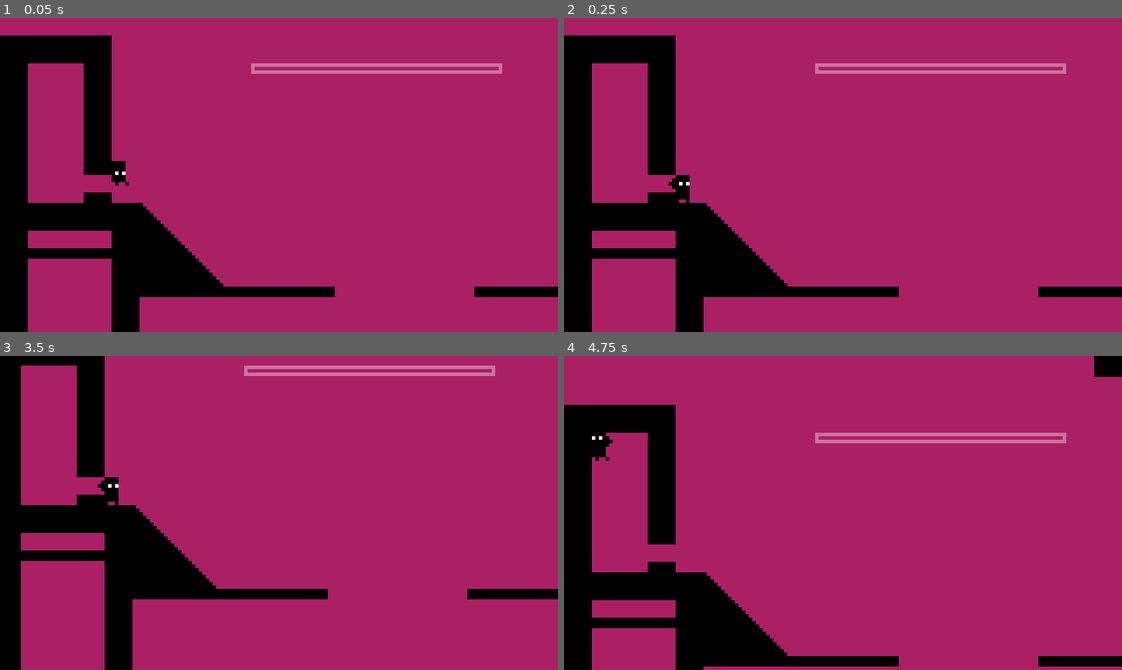
Above: before the commit, frames 1-4 (two rows, left to right).
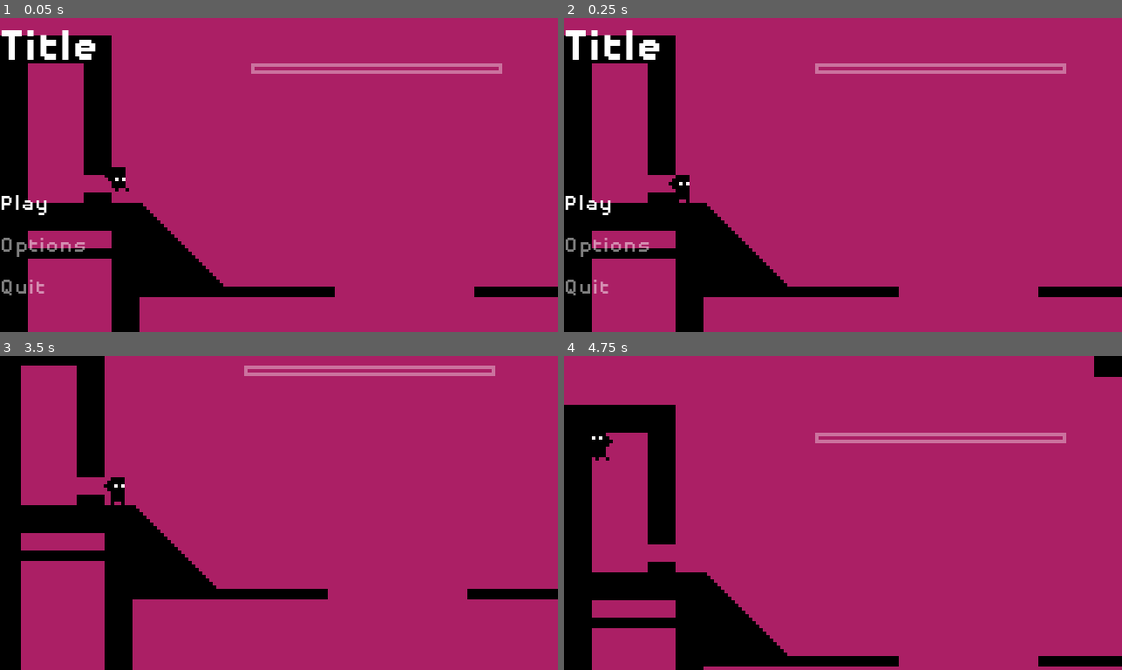
Above: after the commit, the same moments.

Repository: justindeogrades/godotminivania
Game: Godot game, scene res://scene_manager.tscn
The game is run twice, just before and just after one commit, with the same random seed, the same clock (stepped at 60 frames per second) and the same inputs.
Inputs (mouse positions are in pixels of both pictures, inside the frame that each line leads up to):
- Up to frame 1 (0.05 s): no input
- Up to frame 2 (0.25 s): no input
- Up to frame 3 (3.5 s): tap Enter (ui_accept) at 0.5, 0.6, 1.55, 2, 2.1, 2.85 s; move the mouse to (401, 497) at 0.52 s; hold D (right) 0.53-1.28 s; click (401, 497) at 0.67 s; tap Space (jump) at 0.77, 1.52, 3.02 s; move the mouse to (167, 528) at 1.27 s; hold S (down) 1.28-2.03 s; tap Shift (dash) at 1.35 s; move the mouse to (334, 443) at 2.02 s; hold D (right) 2.03-2.78 s; move the mouse to (251, 575) at 2.77 s; hold W (up) from 2.78 s (still down); click (251, 575) at 2.92 s
- Up to frame 4 (4.75 s): move the mouse to (1010, 560) at 3.52 s; release W (up) at 3.53 s; hold A (left) from 3.53 s (still down); tap Shift (dash) at 3.6 s; tap Space (jump) at 3.77, 4.52 s; tap Enter (ui_accept) at 3.8, 4.25, 4.35 s; move the mouse to (675, 465) at 4.27 s

The runs differ from the first frame. In frame 1, 1.5% of the frame differs, in the area x 0-24%, y 3-89%; in frame 2, 1.3%; in frame 3, 0.2%; in frame 4, nothing differs.

Commit message:
Added a WIP main menu

Diff:
--- a/BlueLevel.gd
+++ b/BlueLevel.gd
@@ -7,6 +7,7 @@
 	player = load(player_scene_path).instantiate();
 	add_child(player);
 	player.position = Global.warp_pos;
+	player.direction.x = Global.warp_dir;
 
 
 # Called every frame. 'delta' is the elapsed time since the previous frame.
--- a/BlueLevel.tscn
+++ b/BlueLevel.tscn
@@ -11,7 +11,7 @@
 size = Vector2(188, 143)
 
 [sub_resource type="RectangleShape2D" id="RectangleShape2D_sfpkf"]
-size = Vector2(20, 16)
+size = Vector2(20, 22)
 
 [node name="BlueLevel" type="Node2D"]
 script = ExtResource("1_tpuii")
@@ -55,7 +55,7 @@
 warp_to_scene_path = "res://RedLevel.tscn"
 
 [node name="CollisionShape2D" type="CollisionShape2D" parent="SceneWarp"]
-position = Vector2(-52, 23)
+position = Vector2(-53, 20)
 shape = SubResource("RectangleShape2D_sfpkf")
 
 [node name="SceneWarp2" type="Area2D" parent="." groups=["SceneWarps"]]
@@ -64,7 +64,7 @@
 warp_to_scene_path = "res://RedLevel.tscn"
 
 [node name="CollisionShape2D" type="CollisionShape2D" parent="SceneWarp2"]
-position = Vector2(-53, -49)
+position = Vector2(-53, -52)
 shape = SubResource("RectangleShape2D_sfpkf")
 
 [connection signal="body_entered" from="SceneWarp" to="SceneWarp" method="_on_body_entered"]
--- a/Characters/Player.gd
+++ b/Characters/Player.gd
@@ -35,7 +35,7 @@
 var sprite_flipped = false;
 var dead = false;
 var death_frame = 0;
-var player_control = false;
+var player_control = true;
 var last_pos_on_floor = Vector2(0, 0);
 var floor_pos_update_frame = 0;
 
@@ -124,7 +124,7 @@
 			else:
 				ghost_cooldown_frame = 0;
 				ghost_ready = true;
-	else:
+	elif dead:
 		velocity = Vector2.ZERO;
 		pass
 
@@ -213,5 +213,5 @@
 
 
 func _on_timer_timeout():
-	player_control = true;
+	#player_control = true;
 	camera.position_smoothing_enabled = true;
--- a/Characters/Player.tscn
+++ b/Characters/Player.tscn
@@ -278,6 +278,7 @@
 
 [node name="Timer" type="Timer" parent="."]
 wait_time = 0.1
+one_shot = true
 autostart = true
 
 [connection signal="area_entered" from="RoomDetector" to="." method="_on_room_detector_area_entered"]
--- /dev/null
+++ b/MainMenu.gd
@@ -0,0 +1,46 @@
+extends VBoxContainer
+
+var player : Node2D;
+var default_colour = Color(1, 1, 1, 0.5);
+var focus_colour = Color(1, 1, 1, 1);
+
+# Called when the node enters the scene tree for the first time.
+func _ready():
+	$Play.call_deferred("grab_focus");
+	$Play.label_settings.font_color = default_colour;
+	$Options.label_settings.font_color = default_colour;
+	$Quit.label_settings.font_color = default_colour;
+	player = get_parent().get_parent().player;
+	player.player_control = false;
+	Global.main_menu_created = true;
+
+
+# Called every frame. 'delta' is the elapsed time since the previous frame.
+func _process(delta):
+	pass
+
+
+func _on_play_focus_entered():
+	#$Play.get(theme_override_colors/font_color, Color(0, 0, 100))
+	$Play.label_settings.font_color = focus_colour;
+
+func _on_play_focus_exited():
+	$Play.label_settings.font_color = default_colour;
+
+func _on_play_gui_input(event):
+	if Input.is_action_just_pressed("ui_accept"):
+		player.player_control = true;
+		get_parent().queue_free();
+
+func _on_options_focus_entered():
+	$Options.label_settings.font_color = focus_colour;
+
+func _on_options_focus_exited():
+	$Options.label_settings.font_color = default_colour;
+
+
+func _on_quit_focus_entered():
+	$Quit.label_settings.font_color = focus_colour;
+
+func _on_quit_focus_exited():
+	$Quit.label_settings.font_color = default_colour;
--- a/RedLevel.gd
+++ b/RedLevel.gd
@@ -2,12 +2,16 @@
 
 var player : Node2D;
 var player_scene_path = ("res://Characters/Player.tscn");
+var menu_scene_path = ("res://menus.tscn");
 # Called when the node enters the scene tree for the first time.
 func _ready():
 	player = load(player_scene_path).instantiate();
 	add_child(player);
 	player.position = Global.warp_pos;
-	pass
+	player.direction.x = Global.warp_dir;
+	if not Global.main_menu_created:
+		var menu = load(menu_scene_path).instantiate();
+		add_child(menu);
 
 
 # Called every frame. 'delta' is the elapsed time since the previous frame.
--- a/SceneWarp.gd
+++ b/SceneWarp.gd
@@ -17,5 +17,6 @@
 
 func _on_body_entered(body):
 	Global.warp_pos = warp_to_pos
+	Global.warp_dir = body.direction.x;
 	emit_signal("player_entered");
 	get_tree().get_root().get_node("SceneManager").get_node("LevelTransition").begin_scene_transition(warp_to_scene_path);
--- a/global.gd
+++ b/global.gd
@@ -2,6 +2,8 @@
 
 var warp_pos = Vector2.ZERO;
 var warp_scene_path = " ";
+var warp_dir = 0;
+var main_menu_created = false;
 """var player = get_tree().get_root().get_node("Pink Level").get_node("Player");"""
 
 # Called when the node enters the scene tree for the first time.
--- /dev/null
+++ b/menus.tscn
@@ -0,0 +1,73 @@
+[gd_scene load_steps=8 format=3 uid="uid://yseageb7nbnb"]
+
+[ext_resource type="Script" path="res://MainMenu.gd" id="1_u65u7"]
+[ext_resource type="FontFile" uid="uid://bjtqxsp1mkeqg" path="res://Fonts/disposabledroid-bb.regular.ttf" id="2_q8kft"]
+[ext_resource type="FontFile" uid="uid://ephbiex5al8b" path="res://Fonts/disposabledroid-bb.bold.ttf" id="3_a4hys"]
+
+[sub_resource type="LabelSettings" id="LabelSettings_uv2ld"]
+font = ExtResource("2_q8kft")
+font_size = 8
+
+[sub_resource type="LabelSettings" id="LabelSettings_hoqep"]
+font = ExtResource("2_q8kft")
+font_size = 8
+
+[sub_resource type="LabelSettings" id="LabelSettings_qf6px"]
+font = ExtResource("2_q8kft")
+font_size = 8
+
+[sub_resource type="LabelSettings" id="LabelSettings_5ekr4"]
+font = ExtResource("3_a4hys")
+
+[node name="Menus" type="CanvasLayer"]
+
+[node name="MainMenu" type="VBoxContainer" parent="."]
+anchors_preset = 2
+anchor_top = 1.0
+anchor_bottom = 1.0
+offset_top = -41.0
+offset_right = 25.0
+grow_vertical = 0
+size_flags_horizontal = 0
+size_flags_vertical = 0
+script = ExtResource("1_u65u7")
+
+[node name="Play" type="Label" parent="MainMenu"]
+clip_contents = true
+layout_mode = 2
+focus_neighbor_top = NodePath("../Quit")
+focus_neighbor_bottom = NodePath("../Options")
+focus_mode = 2
+theme_override_colors/font_color = Color(1, 1, 1, 1)
+text = "Play"
+label_settings = SubResource("LabelSettings_uv2ld")
+
+[node name="Options" type="Label" parent="MainMenu"]
+layout_mode = 2
+focus_neighbor_top = NodePath("../Play")
+focus_neighbor_bottom = NodePath("../Quit")
+focus_mode = 2
+text = "Options"
+label_settings = SubResource("LabelSettings_hoqep")
+
+[node name="Quit" type="Label" parent="MainMenu"]
+layout_mode = 2
+focus_neighbor_top = NodePath("../Options")
+focus_neighbor_bottom = NodePath("../Play")
+focus_mode = 2
+text = "Quit"
+label_settings = SubResource("LabelSettings_qf6px")
+
+[node name="Title" type="Label" parent="."]
+offset_right = 28.0
+offset_bottom = 19.0
+text = "Title"
+label_settings = SubResource("LabelSettings_5ekr4")
+
+[connection signal="focus_entered" from="MainMenu/Play" to="MainMenu" method="_on_play_focus_entered"]
+[connection signal="focus_exited" from="MainMenu/Play" to="MainMenu" method="_on_play_focus_exited"]
+[connection signal="gui_input" from="MainMenu/Play" to="MainMenu" method="_on_play_gui_input"]
+[connection signal="focus_entered" from="MainMenu/Options" to="MainMenu" method="_on_options_focus_entered"]
+[connection signal="focus_exited" from="MainMenu/Options" to="MainMenu" method="_on_options_focus_exited"]
+[connection signal="focus_entered" from="MainMenu/Quit" to="MainMenu" method="_on_quit_focus_entered"]
+[connection signal="focus_exited" from="MainMenu/Quit" to="MainMenu" method="_on_quit_focus_exited"]
--- a/project.godot
+++ b/project.godot
@@ -29,6 +29,22 @@
 
 [input]
 
+ui_up={
+"deadzone": 0.5,
+"events": [Object(InputEventKey,"resource_local_to_scene":false,"resource_name":"","device":0,"window_id":0,"alt_pressed":false,"shift_pressed":false,"ctrl_pressed":false,"meta_pressed":false,"pressed":false,"keycode":4194320,"physical_keycode":0,"key_label":0,"unicode":0,"echo":false,"script":null)
+, Object(InputEventJoypadButton,"resource_local_to_scene":false,"resource_name":"","device":0,"button_index":11,"pressure":0.0,"pressed":false,"script":null)
+, Object(InputEventJoypadMotion,"resource_local_to_scene":false,"resource_name":"","device":0,"axis":1,"axis_value":-1.0,"script":null)
+, Object(InputEventKey,"resource_local_to_scene":false,"resource_name":"","device":-1,"window_id":0,"alt_pressed":false,"shift_pressed":false,"ctrl_pressed":false,"meta_pressed":false,"pressed":false,"keycode":0,"physical_keycode":87,"key_label":0,"unicode":119,"echo":false,"script":null)
+]
+}
+ui_down={
+"deadzone": 0.5,
+"events": [Object(InputEventKey,"resource_local_to_scene":false,"resource_name":"","device":0,"window_id":0,"alt_pressed":false,"shift_pressed":false,"ctrl_pressed":false,"meta_pressed":false,"pressed":false,"keycode":4194322,"physical_keycode":0,"key_label":0,"unicode":0,"echo":false,"script":null)
+, Object(InputEventJoypadButton,"resource_local_to_scene":false,"resource_name":"","device":0,"button_index":12,"pressure":0.0,"pressed":false,"script":null)
+, Object(InputEventJoypadMotion,"resource_local_to_scene":false,"resource_name":"","device":0,"axis":1,"axis_value":1.0,"script":null)
+, Object(InputEventKey,"resource_local_to_scene":false,"resource_name":"","device":-1,"window_id":0,"alt_pressed":false,"shift_pressed":false,"ctrl_pressed":false,"meta_pressed":false,"pressed":false,"keycode":0,"physical_keycode":83,"key_label":0,"unicode":115,"echo":false,"script":null)
+]
+}
 up={
 "deadzone": 0.5,
 "events": [Object(InputEventKey,"resource_local_to_scene":false,"resource_name":"","device":-1,"window_id":0,"alt_pressed":false,"shift_pressed":false,"ctrl_pressed":false,"meta_pressed":false,"pressed":false,"keycode":0,"physical_keycode":87,"key_label":0,"unicode":119,"echo":false,"script":null)
Binary file added: Fonts/disposabledroid-bb.bold.ttf
Not shown, added: Fonts/disposabledroid-bb.bold.ttf.import
Binary file added: Fonts/disposabledroid-bb.regular.ttf
Not shown, added: Fonts/disposabledroid-bb.regular.ttf.import
Not shown: 1 places in Tilesets/ghost.tres that only renumber resources
